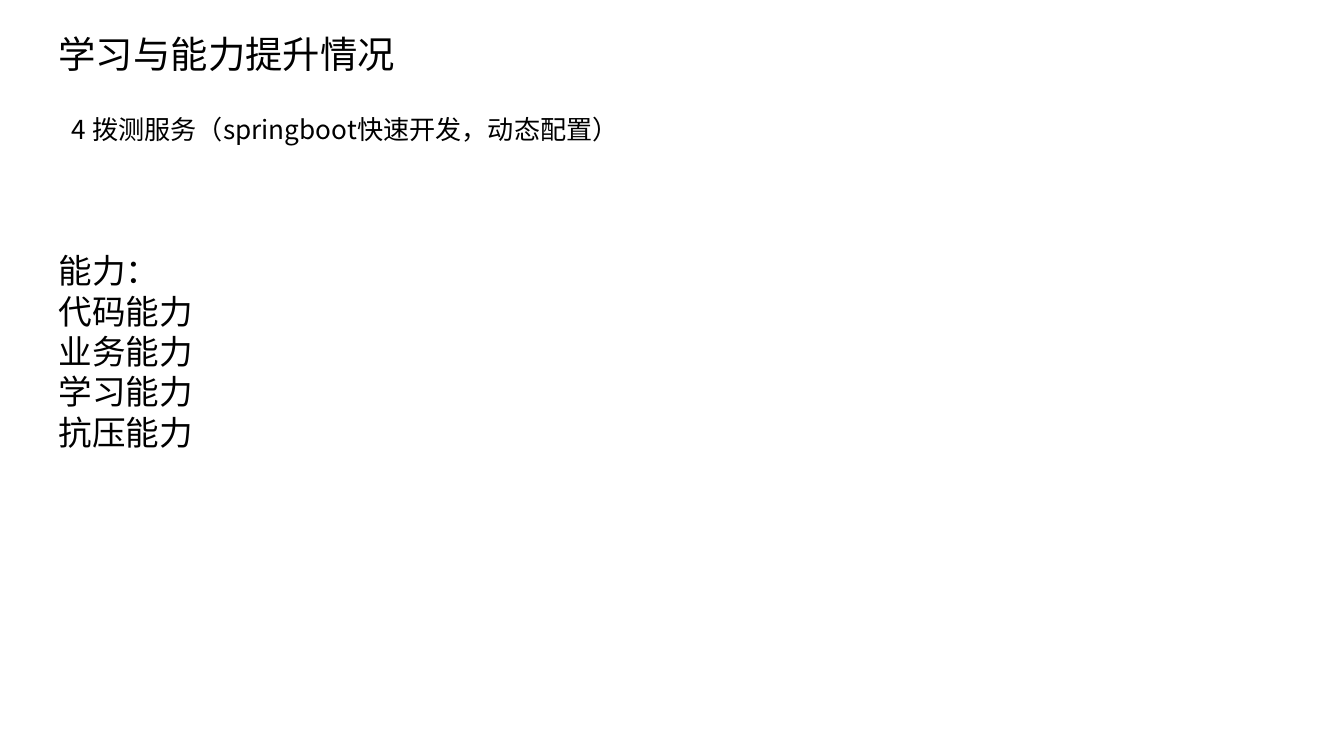
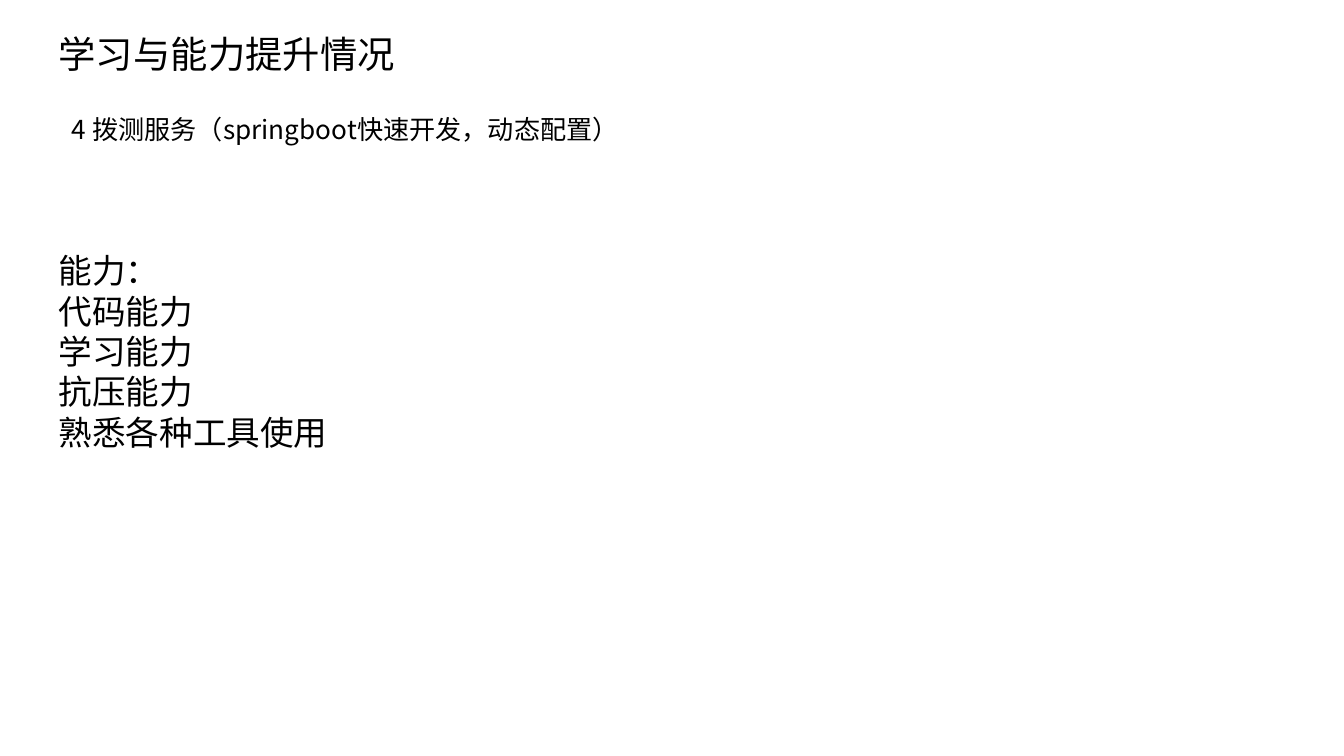
Before and after one commit to yerixuan/report, a slide deck: slide 9 of 实习考核报告-模板-2017-叶日旋.pptx. Drawn at 1344x756 pixels with LibreOffice and Linux fonts; fonts in the diff are those of the drawing; background and template pictures are left out. Boxes give left, top, right and bottom in pixels: in the first picture for what was removed or moved away, otherwise in the second. Text is boxed around its words. In the diff, an @@ line names an element or a change of style, - is before the commit and + after.

```diff
--- a/实习考核报告-模板-2017-叶日旋.pptx
+++ b/实习考核报告-模板-2017-叶日旋.pptx
@@ text at [59,336,193,367]: paragraph removed @@
-业务能力
@@ text at [59,416,328,448]: paragraph added @@
+熟悉各种工具使用
```
Also in this commit, not shown: 3 other slides changed.
